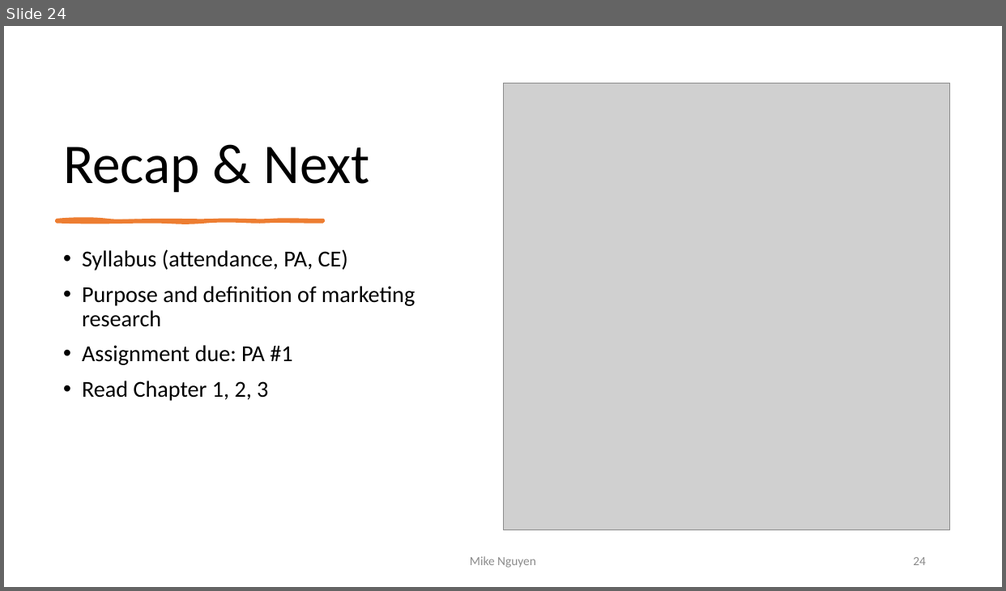
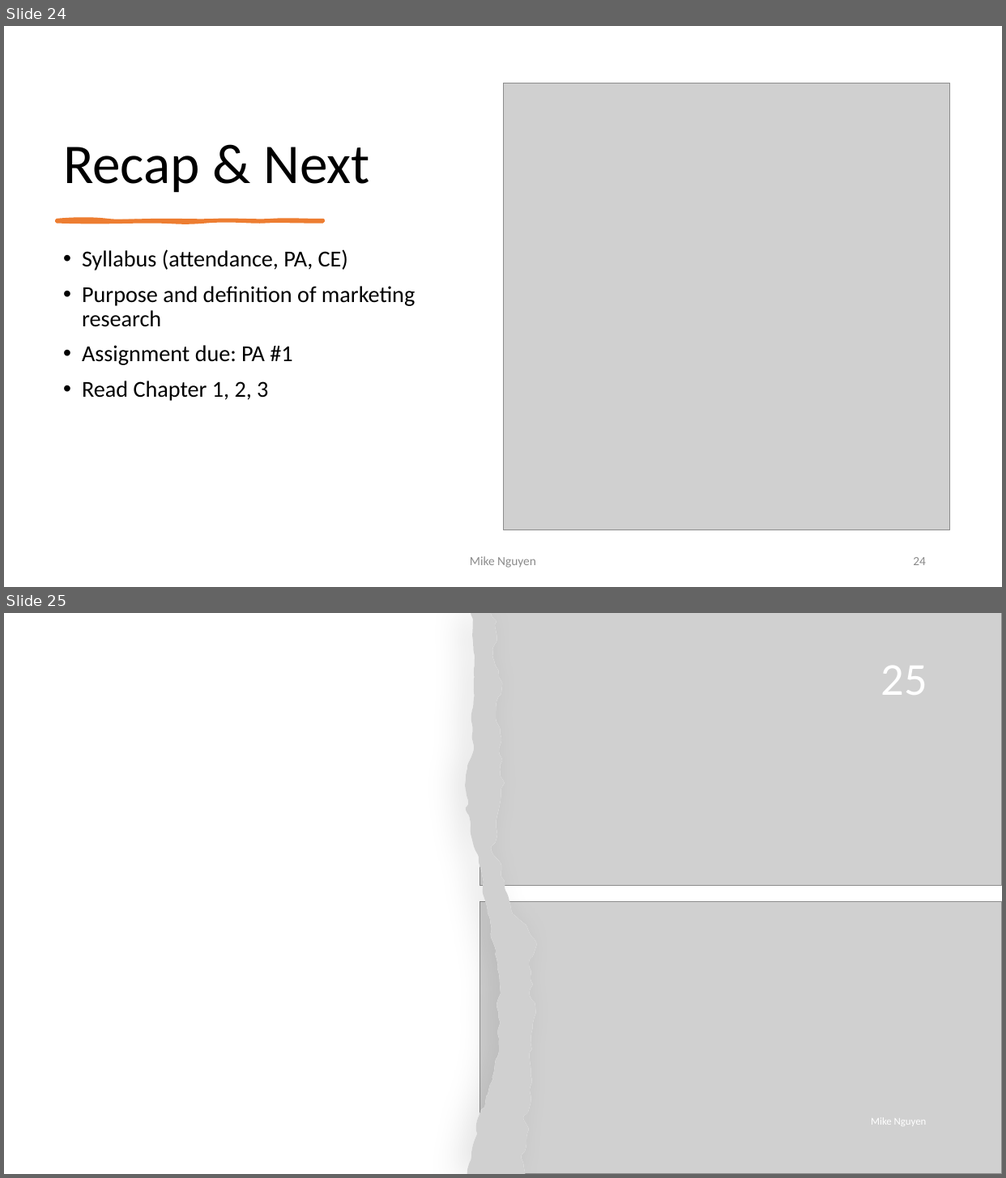
Before and after one commit to mikenguyen13/mar4050, a slide deck: lectures/1/1_Introduction to Marketing Research.pptx. Shown one above the other, each under a label of ours: slide 24 before the commit, slides 24 and 25 after it. The pictures are 1006x591 and 1006x1178 pixels, drawn with LibreOffice and Linux fonts; fonts in the diff are those of the drawing; grey boxes stand for pictures. Boxes give left, top, right and bottom in pixels: in the first picture for what was removed or moved away, otherwise in the second. Text is boxed around its words. In the diff, an @@ line names an element or a change of style, - is before the commit and + after.

```diff
--- a/lectures/1/1_Introduction to Marketing Research.pptx
+++ b/lectures/1/1_Introduction to Marketing Research.pptx
@@ slide 25 added at [4,613,1002,1174], background #FFFFFF @@
@@ freeform shape added at [465,613,537,1174], fill #FFFFFF @@
@@ picture added at [465,613,537,1174] @@
@@ picture added at [480,613,1002,886] @@
@@ page number added at [881,666,927,695], 44 pt, text #FFFFFF @@
+25
@@ picture added at [480,901,1002,1174] @@
@@ text added at [871,1118,927,1127], 10 pt, text #FFFFFF @@
+Mike Nguyen
```
Also in this commit, not shown: 6 slides changed, 9 other files.
